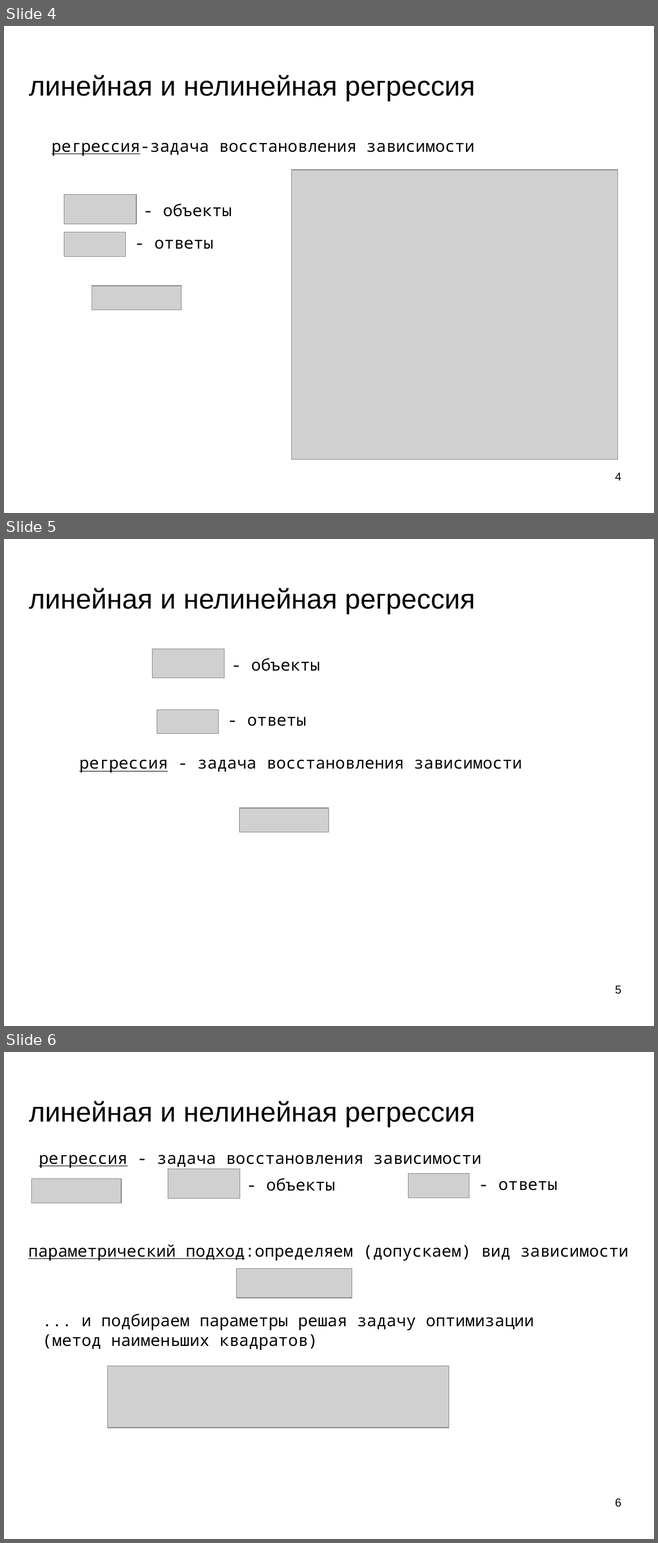
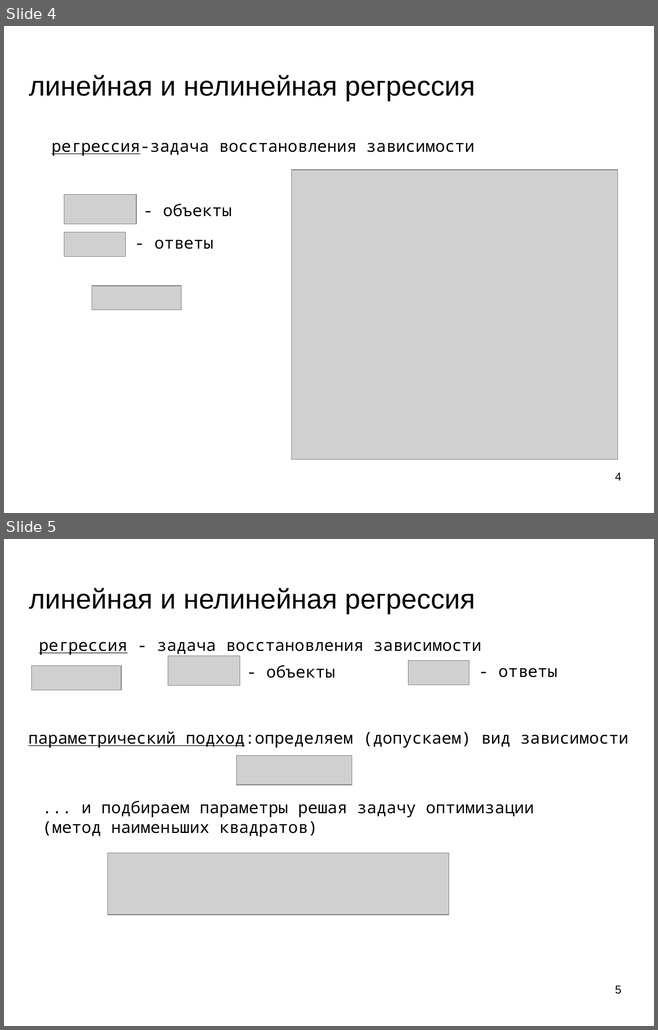
Before and after one commit to mechanoid5/ml_lectorium_legacy, a slide deck: 09-regression-linear.odp. Shown one above the other, each under a label of ours: slides 4, 5 and 6 before the commit, slides 4 and 5 after it. The pictures are 658x1543 and 658x1030 pixels, drawn with LibreOffice and Linux fonts; fonts in the diff are those of the drawing; grey boxes stand for pictures; background and template pictures are left out. Boxes give left, top, right and bottom in pixels: in the first picture for what was removed or moved away, otherwise in the second. Text is boxed around its words. In the diff, an @@ line names an element or a change of style, - is before the commit and + after.

```diff
--- a/09-regression-linear.odp
+++ b/09-regression-linear.odp
@@ slide 5 removed at (x1=4, y1=539, x2=654, y2=1026), background picture (left out) @@
@@ title removed at (x1=29, y1=588, x2=474, y2=614) @@
-линейная и нелинейная регрессия
@@ picture removed at (x1=152, y1=649, x2=224, y2=678) @@
@@ subtitle removed at (x1=251, y1=658, x2=320, y2=671) @@
-- объекты
@@ picture removed at (x1=157, y1=710, x2=219, y2=734) @@
@@ text removed at (x1=247, y1=716, x2=306, y2=726) @@
-- ответы
@@ text removed at (x1=79, y1=759, x2=521, y2=773) @@
-регрессия - задача восстановления зависимости
@@ picture removed at (x1=240, y1=808, x2=329, y2=832) @@
@@ page number removed at (x1=615, y1=986, x2=621, y2=994) @@
-5
@@ what was slide 6 is now slide 5 @@
@@ page number at (x1=615, y1=986, x2=621, y2=994): text changed @@
-6
+5
```
Also in this commit, not shown: 4 slides changed, 2 other files.
